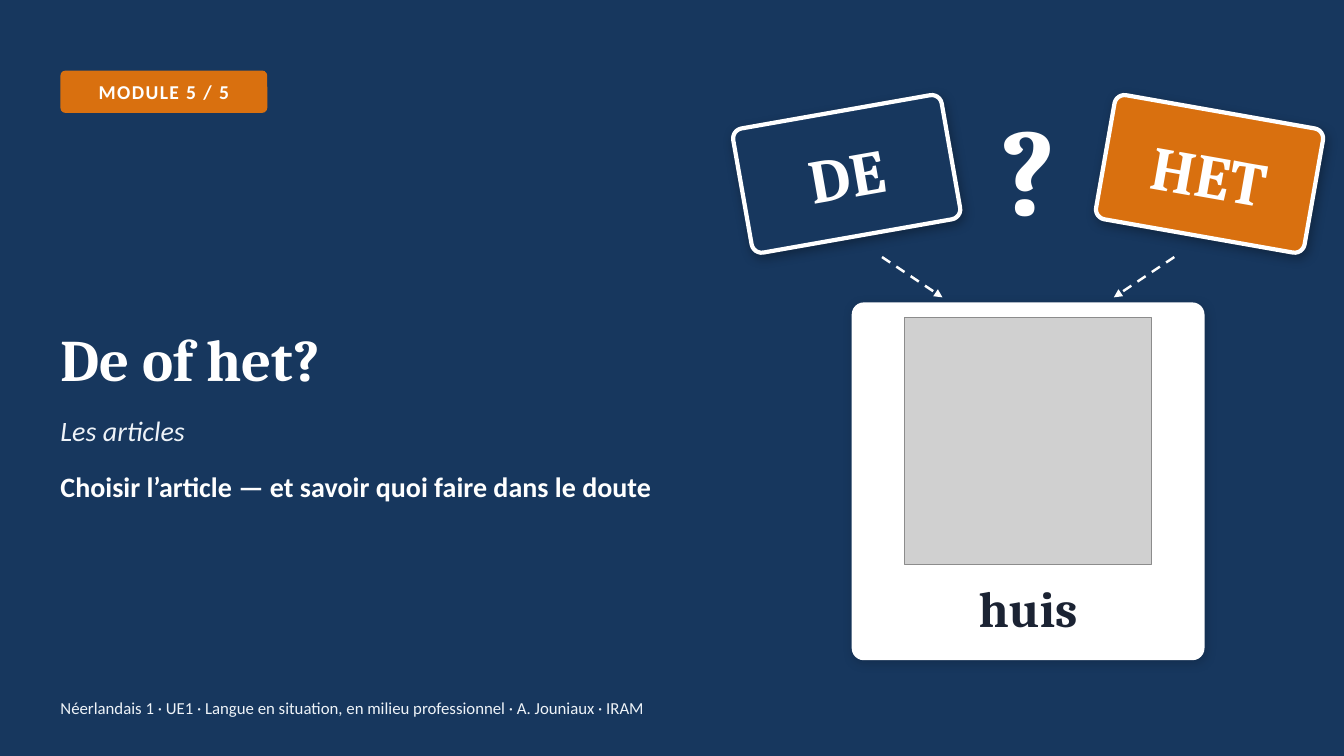
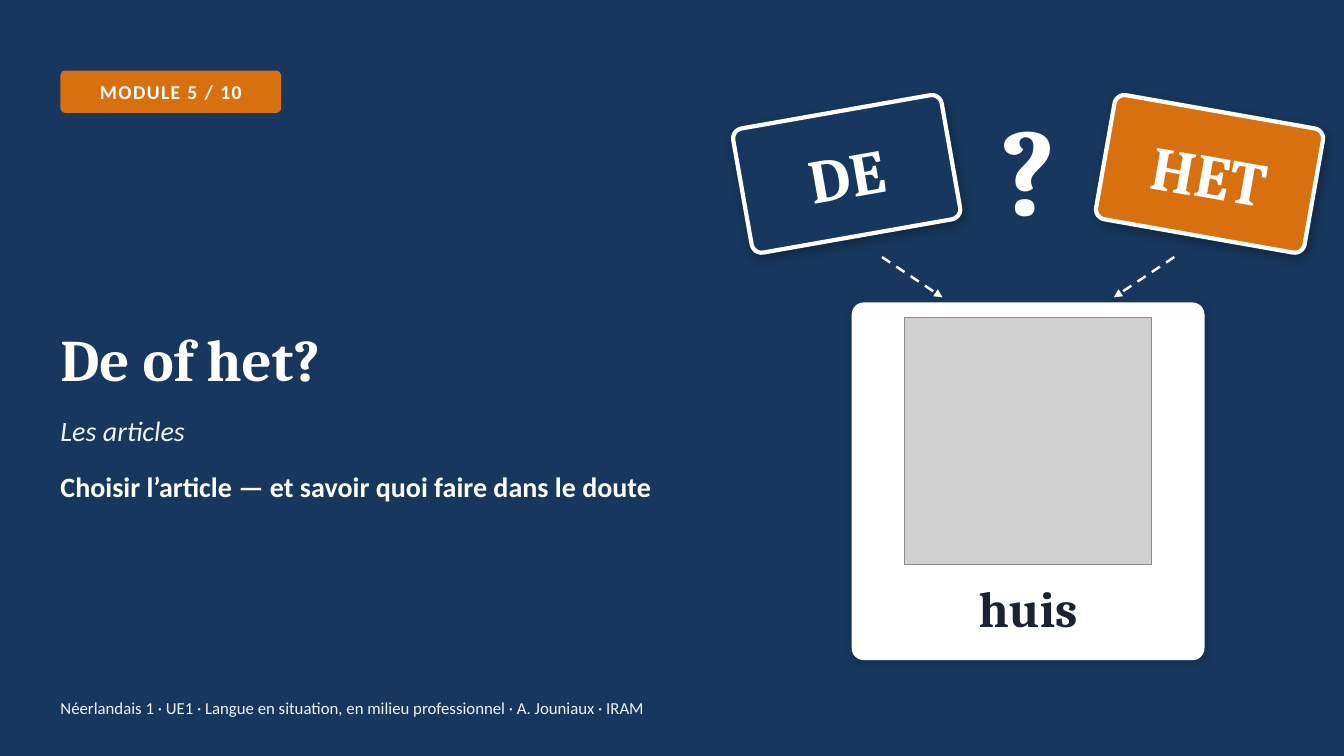
Before and after one commit to ajouniaux/talenleren, a slide deck: slide 1 of neerlandais1/powerpoints/Module_5_De_of_het.pptx. Drawn at 1344x756 pixels with LibreOffice and Linux fonts; fonts in the diff are those of the drawing; grey boxes stand for pictures. Boxes give left, top, right and bottom in pixels: in the first picture for what was removed or moved away, otherwise in the second. Text is boxed around its words. In the diff, an @@ line names an element or a change of style, - is before the commit and + after.

```diff
--- a/neerlandais1/powerpoints/Module_5_De_of_het.pptx
+++ b/neerlandais1/powerpoints/Module_5_De_of_het.pptx
@@ rounded rectangle "MODULE 5 / 10": place and size @@
-rounded rectangle "MODULE 5 / 10" at bbox=[60, 71, 267, 113]
+rounded rectangle "MODULE 5 / 10" at bbox=[60, 71, 281, 113]
@@ text in rounded rectangle at bbox=[100, 86, 241, 99]: text changed @@
-MODULE 5 / 5
+MODULE 5 / 10
```
Also in this commit, not shown: 1 other slide changed, 20 other files.
